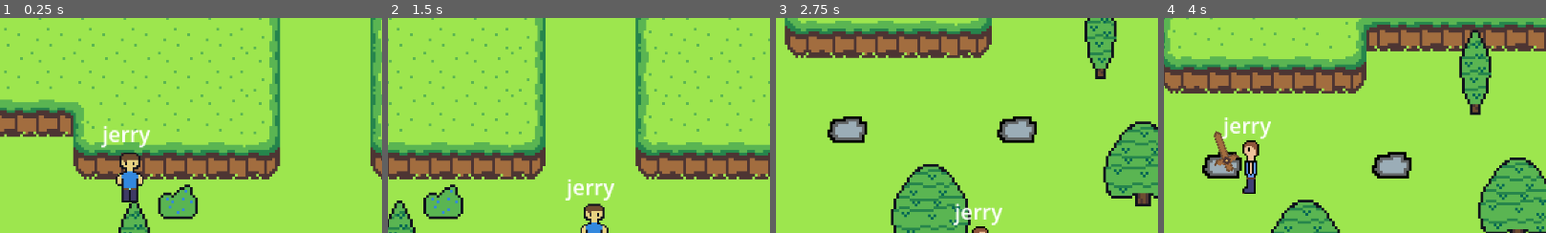
Above: before the commit, frames 1-4 (left to right).
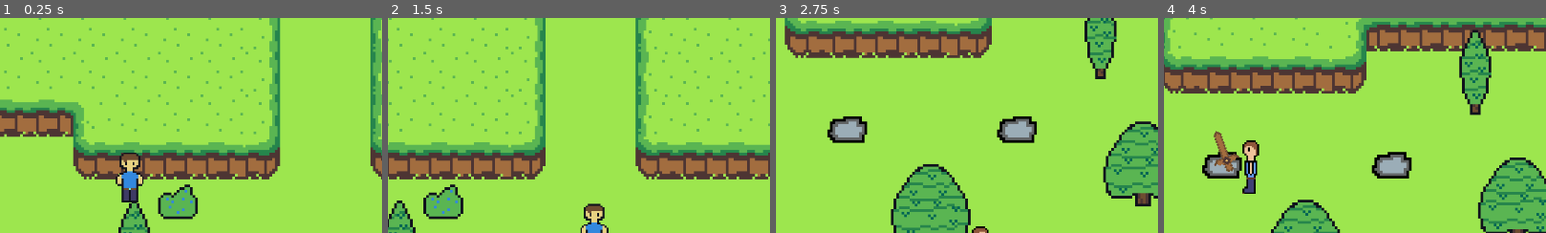
Above: after the commit, the same moments.

Repository: P3anutBu113r/glichlands-game
Game: Godot game, scene res://scenes/levels/plains/combat_tutorial.tscn
Two runs of this game, one before a commit and one after it. Both use one fixed random seed, a clock stepped at 60 frames per second and the inputs below. This scene is started directly instead of the project's main scene.
Inputs (mouse positions are % of the whole screen's width and height, from its top left):
- Up to frame 1 (0.25 s): no input
- Up to frame 2 (1.5 s): tap Z at 0.5, 1.25 s; move the mouse to (72, 45) at 0.52 s; hold Right (ui_right) 0.53-1.28 s; click (72, 45) at 0.6 s; move the mouse to (30, 55) at 1.27 s; hold Down (ui_down) from 1.28 s (still down); click (30, 55) at 1.35 s
- Up to frame 3 (2.75 s): tap Z at 2 s; move the mouse to (60, 28) at 2.02 s; release Down (ui_down) at 2.03 s; hold Right (ui_right) from 2.03 s (still down); tap Space (space) at 2.1 s; click (60, 28) at 2.3 s
- Up to frame 4 (4 s): tap Z at 2.75, 3.5 s; move the mouse to (45, 70) at 2.77 s; release Right (ui_right) at 2.78 s; hold Up (ui_up) 2.78-3.53 s; click (45, 70) at 2.85 s; move the mouse to (80, 65) at 3.52 s; hold Left (ui_left) from 3.53 s (still down); click (80, 65) at 3.6 s
The pictures show only the part of the screen within x 33-83%, y 2-52%; the shares and areas given below are measured in that part.

The runs differ from the first frame. In frame 1, 0.5% of the frame differs, in the area x 26-40%, y 50-61%; in frame 2, 0.5%; in frame 3, 0.5%; in frame 4, 0.5%.

Commit message:
a lot of changes

Diff:
--- a/art/tilesets/plains.tres
+++ b/art/tilesets/plains.tres
@@ -70,13 +70,13 @@
 [sub_resource type="TileSetAtlasSource" id="TileSetAtlasSource_fhqkb"]
 texture = ExtResource("5_2mu6e")
 0:0/0 = 0
-0:0/0/y_sort_origin = 3
+0:0/0/y_sort_origin = 2
 0:0/0/physics_layer_0/polygon_0/points = PackedVector2Array(-8, 1.5, 8, 1.5, 7, 6.75, -5.875, 7)
 1:0/0 = 0
-1:0/0/y_sort_origin = 3
+1:0/0/y_sort_origin = 2
 1:0/0/physics_layer_0/polygon_0/points = PackedVector2Array(-8, 1.5, 8, 1.5, 7, 6.75, -5.875, 7)
 2:0/0 = 0
-2:0/0/y_sort_origin = 3
+2:0/0/y_sort_origin = 2
 2:0/0/physics_layer_0/polygon_0/points = PackedVector2Array(-8, 1.5, 8, 1.5, 7, 6.75, -5.875, 7)
 
 [sub_resource type="TileSetAtlasSource" id="TileSetAtlasSource_sys66"]
--- a/scenes/characters/character.tscn
+++ b/scenes/characters/character.tscn
@@ -391,6 +391,7 @@
 one_shot = true
 
 [node name="Label" type="Label" parent="."]
+visible = false
 offset_left = -10.0
 offset_top = -27.0
 offset_right = 30.0
--- a/scenes/characters/green_slime.tscn
+++ b/scenes/characters/green_slime.tscn
@@ -209,19 +209,23 @@
 radius = 132.034
 
 [sub_resource type="CircleShape2D" id="CircleShape2D_kncrw"]
-radius = 32.0156
+radius = 62.0081
 
 [sub_resource type="CircleShape2D" id="CircleShape2D_c1xrm"]
 radius = 8.0
 
 [sub_resource type="CircleShape2D" id="CircleShape2D_mhkwx"]
-radius = 6.0
+radius = 12.0416
 
 [sub_resource type="CircleShape2D" id="CircleShape2D_0saqx"]
 radius = 9.0
 
 [node name="green slime" type="CharacterBody2D"]
 script = ExtResource("1_6r1ku")
+
+[node name="death_animation_timer" type="Timer" parent="."]
+wait_time = 0.545
+one_shot = true
 
 [node name="AnimatedSprite2D" type="AnimatedSprite2D" parent="."]
 position = Vector2(0, -14)
@@ -294,6 +298,7 @@
 scale = Vector2(0.5, 0.5)
 show_percentage = false
 
+[connection signal="timeout" from="death_animation_timer" to="." method="_on_death_animation_timer_timeout"]
 [connection signal="animation_looped" from="AnimatedSprite2D" to="." method="_on_animated_sprite_2d_animation_looped"]
 [connection signal="body_entered" from="detection area" to="." method="_on_detection_area_body_entered"]
 [connection signal="body_exited" from="detection area" to="." method="_on_detection_area_body_exited"]
--- a/scenes/misc/Main menue.tscn
+++ b/scenes/misc/Main menue.tscn
@@ -60,7 +60,7 @@
 offset_top = 301.0
 offset_right = 571.0
 offset_bottom = 341.0
-text = "Demo 1.5"
+text = "Demo 1.9"
 
 [connection signal="pressed" from="start" to="." method="_on_start_pressed"]
 [connection signal="pressed" from="dificuly_select/ez" to="." method="_on_ez_pressed"]
--- a/scripts/characters/slime.gd
+++ b/scripts/characters/slime.gd
@@ -20,6 +20,7 @@
 var currently_dashing = false
 var dash_direction: Vector2
 var dying = false
+var death_timer_active = false
 
 
 
@@ -34,10 +35,11 @@
 	take_damage()
 	health_prosessing()
 	attack_stage_3()
-	if damage_animation:
-		$AnimatedSprite2D.play("slime_hurt")
-	elif alert_animation:
-		$AnimatedSprite2D.play("slime_aleart")
+	if dying == false:
+		if damage_animation:
+			$AnimatedSprite2D.play("slime_hurt")
+		elif alert_animation:
+			$AnimatedSprite2D.play("slime_aleart")
 
 func difficulty_mods():
 	if Global.difficulty == "easy":
@@ -56,7 +58,6 @@
 		$"attack cooldown".wait_time = 1.5
 		$healthbar.max_value = 80
 	elif Global.difficulty == "hard":
-		speed = 120
 		health = 100
 		damage = 20
 		$"warning timer".wait_time = 0.6
@@ -66,7 +67,7 @@
 		health = 200
 		max_health = 200
 		damage = 50
-		speed = 150
+		speed = 130
 		$"warning timer".wait_time = 0.2
 		$"attack cooldown".wait_time = 0.6
 		$healthbar.max_value = 200
@@ -78,12 +79,19 @@
 	if health < max_health:
 		$healthbar.show()
 	if health <= 0:
-		print("slime dead")
-		moving = false
-
-		anim.play("slime_ded")
+		$healthbar.hide()
 		dying = true
-		queue_free()
+
+		$AnimatedSprite2D.play("slime_ded")
+
+
+
+		if death_timer_active == false:
+			print("slime dead")
+
+			$death_animation_timer.start()
+			death_timer_active = true
+
 
 func movement(delta):
 	if dying == false:
@@ -130,7 +138,7 @@
 func _on_combat_hitbox_body_entered(body):
 	if body.has_method("player"):
 		combat = true
-		player_in_attack_zone = true
+
 
 
 func attack():
@@ -139,7 +147,6 @@
 		alert_animation = true
 		warning = true
 		moving = false
-		player.player_hurt_active = false
 		attack_cooldown = false
 
 
@@ -163,7 +170,7 @@
 func _on_combat_hitbox_body_exited(body):
 	if body.has_method("player"):
 		combat = false
-		player_in_attack_zone = false
+
 
 
 
@@ -235,3 +242,7 @@
 func _on_player_daminging_hitbox_body_exited(body):
 		if body.has_method("player"):
 			player_damageable = false
+
+
+func _on_death_animation_timer_timeout() -> void:
+	queue_free()
Not shown, changed: export_presets.cfg
Not shown, added: exports/glichlands 1.9/glichlands 1.9.console.exe
Not shown, added: exports/glichlands 1.9/glichlands 1.9.exe
